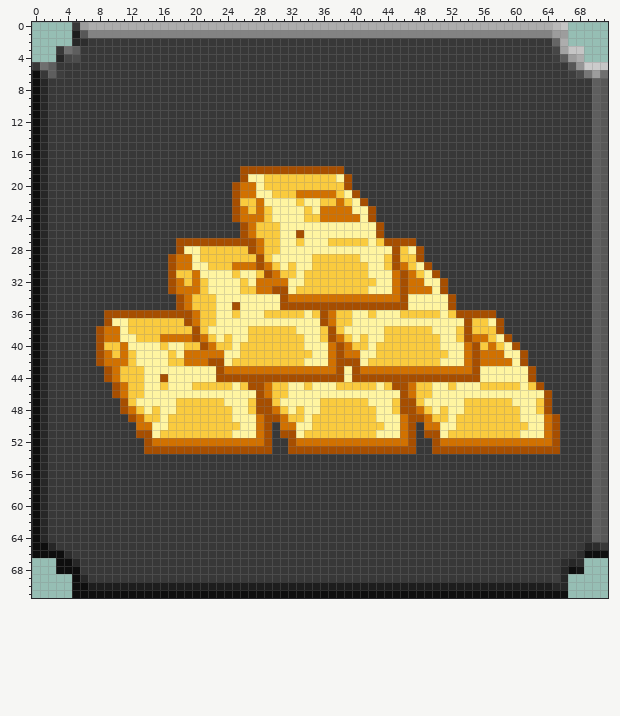
File history of a sprite sheet, BitBlast/Resources/499IAPicon.png. Above is the file before it was changed.
The file is 72x72 pixels. Colours within 5 levels of each other are drawn and written as one.
The result:
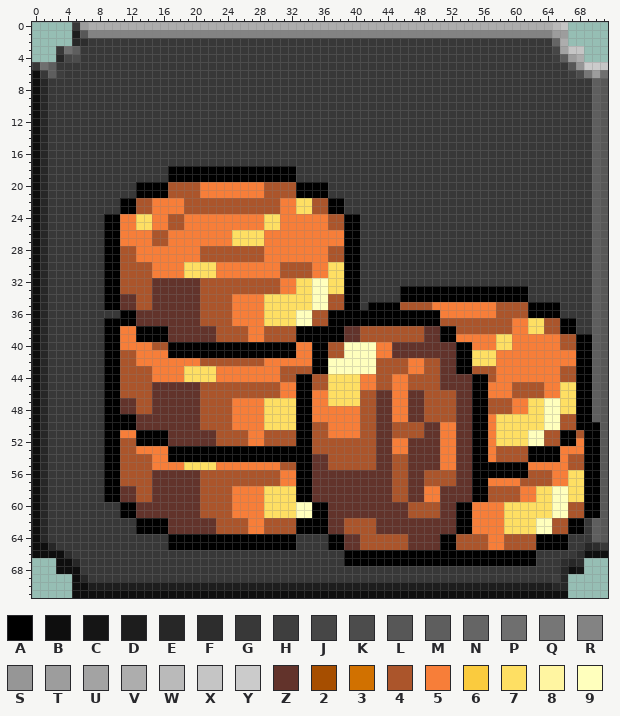
Palette (. is transparent): A #000000  B #0e0e0e  C #151515  D #1d1d1d  E #272727  F #2d2d2d  G #383838  H #3e3e3e  J #464646  K #4c4c4c  L #575757  M #5e5e5e  N #656565  P #6f6f6f  Q #767676  R #838383  S #969696  T #9d9d9d  U #a3a3a3  V #adadad  W #bababa  X #c5c5c5  Y #cbcbcb  Z #62332b  2 #a64e00  3 #d17100  4 #ab552b  5 #f77e39  6 #facb3e  7 #fedf63  8 #fff5a1  9 #ffffbd
Diff:
Changed rows in their new state; - is an unchanged pixel.
first column x 8:
18 ---------AAAAAAAAAAAAAAAAGGGGGG--------------------------------
19 ---------AAAAAAAAAAAAAAAAGGGGGGG-------------------------------
20 -----AAAA4444555555554444AAAAGGG-------------------------------
21 -----AAAA4444555555554444AAAAGGGG------------------------------
22 ---AA445555444444444444557744AAGGG-----------------------------
23 ---AA445555444444444444557744AAGGGG----------------------------
24 -AA5577554455555555557755555544AAGG----------------------------
25 -AA5577554455555555557755555544AAGGG---------------------------
26 -AA5555445555555577775555555555AAGGG---------------------------
27 -AA5555445555555577775555555555AAGGGGGGG-----------------------
28 -AA4455555555444444445555555544AAGGGGGGGG----------------------
29 -AA4455555555444444445555555544AAGGGGGGGG----------------------
30 -AA4444555577775555555544445577AAGGGGGGGGG---------------------
31 -AA4444555577775555555544445577AAGGGGGGGGGG--------------------
32 -AA4444ZZZZZZ444444444455779977AAGGGGGGGGGGG-------------------
33 -AA4444ZZZZZZ444444444455779977AAGGGGGAAAAAAAAAAAAAAAA---------
34 -AAZZ44ZZZZZZ444455557777779944AAGGGGGAAAAAAAAAAAAAAAA---------
35 -AAZZ44ZZZZZZ444455557777779944AAGAAAA4444555555554444AAAA-----
36 -GGAAZZZZZZZZ4444555577779944AAAAAAAAAAAAAA55555554444AAAA-----
37 -AAAAZZZZZZZZ4444555577779944AAAAAAAAAAAAAA444444444557744AA---
38 GAA55AAAAZZZZZZ4444554444AAAAAAZZ44444444ZZAA4444444557744AA---
39 GAA55AAAAZZZZZZ4444554444AAAAAAZZ44444444ZZAA555557755555544AA-
40 GAA555544AAAAAAAAAAAAAAAA55AA44999955ZZZZZZZZAA5557755555544AA-
41 GAA445555AAAAAAAAAAAAAAAA55AA44999955ZZZZZZZZAA7775555555555AA-
42 GAA445555555544444444555555AA99999944445544ZZAA7775555555555AA-
43 -AA444455557777555555554444AA99999944445544ZZAA4445555555544AA-
44 -AA4444555577775555555544AA4477775544554444ZZZZAA45555555544AA-
45 -AA4444ZZZZZZ444444444455AA4477775544554444ZZZZAA55544445577AA-
46 -AA4444ZZZZZZ444444444455AA55777744ZZ55ZZ4444ZZAA55544445577AA-
47 -AAZZ44ZZZZZZ444455557777AA55777744ZZ55ZZ4444ZZAA44455779977AA-
48 -AAZZ44ZZZZZZ444455557777AA55555544ZZ55ZZ4444ZZAA44455779977AA-
49 -AAAAZZZZZZZZ444455557777AA55555544ZZ55ZZ4444ZZAA57777779944AA-
50 -AAAAZZZZZZZZ444455557777AA44555544ZZ4444ZZ55ZZAA57777779944AAA
51 -AA55AAAAZZZZZZ4444554444AA44555544ZZ4444ZZ55ZZAA577779944AA4AA
52 -AA44AAAAZZZZZZ4444554444AA44444444ZZ55ZZZZ55ZZAA577779944AA5AA
53 -AA445555AAAAAAAAAAAAAAAAAA44444444ZZ55ZZZZ55ZZAA54444AAAA555AA
54 -AA444455AAAAAAAAAAAAAAAAAAZZ444444ZZ44ZZZZ55ZZAA54444AAAA544AA
55 -AA4444555577775555555544AAZZ444444ZZ44ZZZZ55ZZAAAAAAA5555544AA
56 -AA4444ZZZZZZ444444444455AAZZZZZZZZZZ44ZZ4444ZZAAAAAAA4445577AA
57 -AA4444ZZZZZZ444444444455AAZZZZZZZZZZ44ZZ4444ZZAA555544445577AA
58 -AAZZ44ZZZZZZ444455557777AAZZZZZZZZZZ44ZZ55ZZZZAA444455779977AA
59 -AAZZ44ZZZZZZ444455557777AAZZZZZZZZZZ44ZZ55ZZZZAA444455779977AA
60 ---AAZZZZZZZZ44445555777799AAZZZZZZZZZZ4444ZZAA55557777779944AA
61 ---AAZZZZZZZZ44445555777799AAZZZZZZZZZZ4444ZZAA55557777779944AA
62 -----AAAAZZZZZZ4444554444AAAAZZ4444ZZZZZZZZZZAA555577779944AA--
63 -----AAAAZZZZZZ4444554444AAAAZZ4444ZZZZZZZZZZAA555577779944AA--
64 ---------AAAAAAAAAAAAAAAA----AAZZ444444ZZZZAA4444554444AAAA----
65 ---------AAAAAAAAAAAAAAAA----AAZZ444444ZZZZAA4444554444AAAA----
66 -------------------------------AAAAAAAAAAAAAAAAAAAAAAAA--------
67 -------------------------------AAAAAAAAAAAAAAAAAAAAAAAA--------
Boxes around the changes in both pictures, in picture pixels (x1, y1, x2, y2):
changed: (96, 166, 600, 566)
